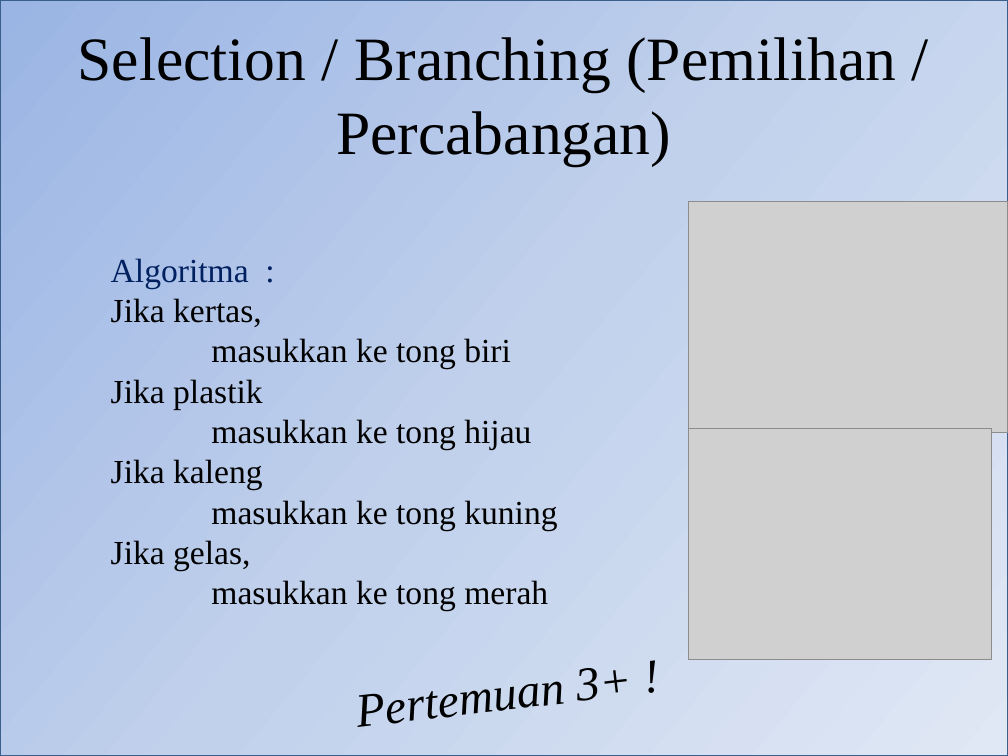
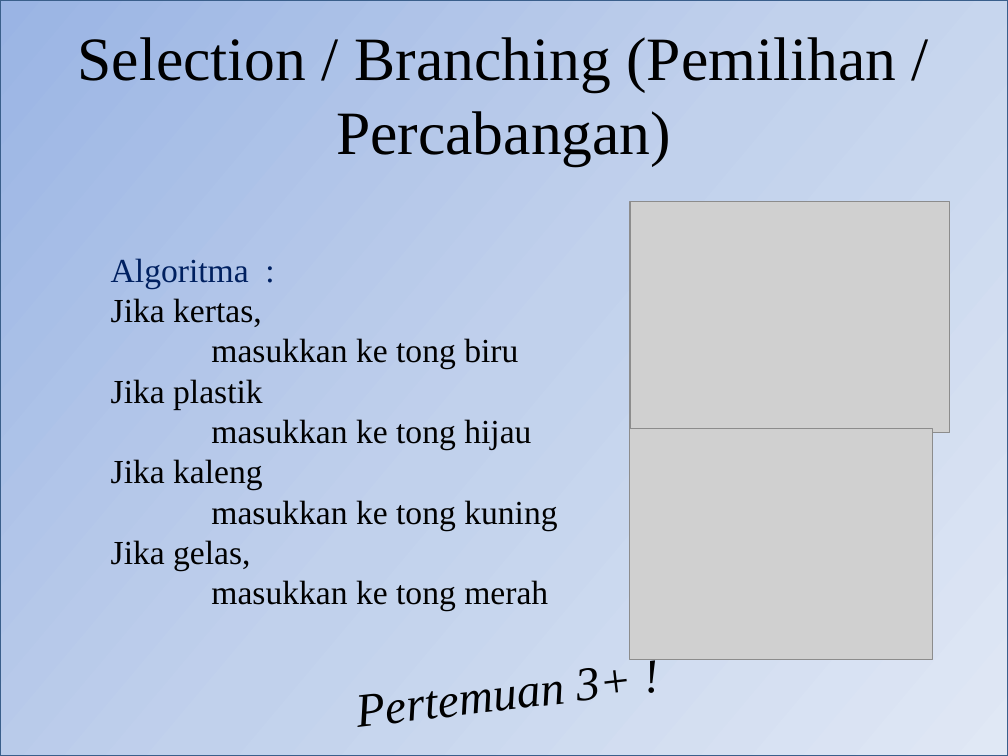
Before and after one commit to blodstone/Pengantar-Algoritma, a slide deck: slide 8 of Presentasi/Pertemuan 2 Pengenalan Algoritma.pptx (slide 9 before the commit). Drawn at 1008x756 pixels with LibreOffice and Linux fonts; fonts in the diff are those of the drawing; grey boxes stand for pictures. Boxes give left, top, right and bottom in pixels: in the first picture for what was removed or moved away, otherwise in the second. Text is boxed around its words. In the diff, an @@ line names an element or a change of style, - is before the commit and + after.

```diff
--- a/Presentasi/Pertemuan 2 Pengenalan Algoritma.pptx
+++ b/Presentasi/Pertemuan 2 Pengenalan Algoritma.pptx
@@ picture: place and size @@
-picture at [688, 202, 1008, 432]
+picture at [630, 202, 950, 432]
@@ text at [211, 338, 518, 369]: text changed @@
-masukkan ke tong biri
+masukkan ke tong biru
@@ picture: place and size @@
-picture at [688, 428, 991, 659]
+picture at [630, 428, 932, 659]
```
Also in this commit, not shown: 1 slide added, 1 slide removed, 1 other file.
